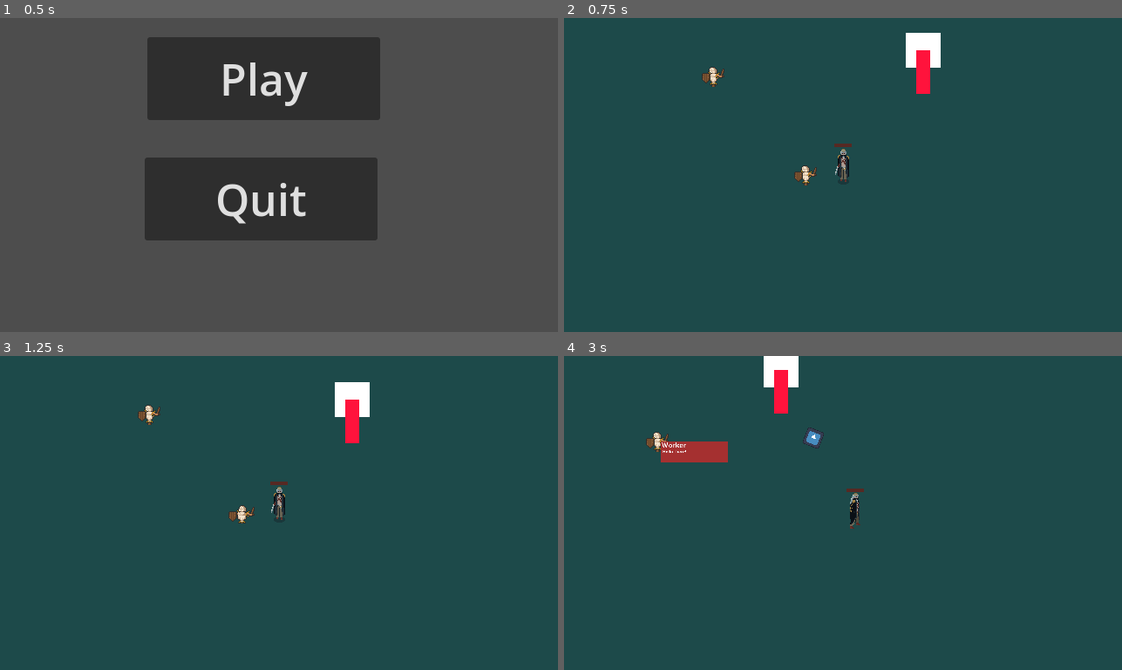
Above: before the commit, frames 1-4 (two rows, left to right).
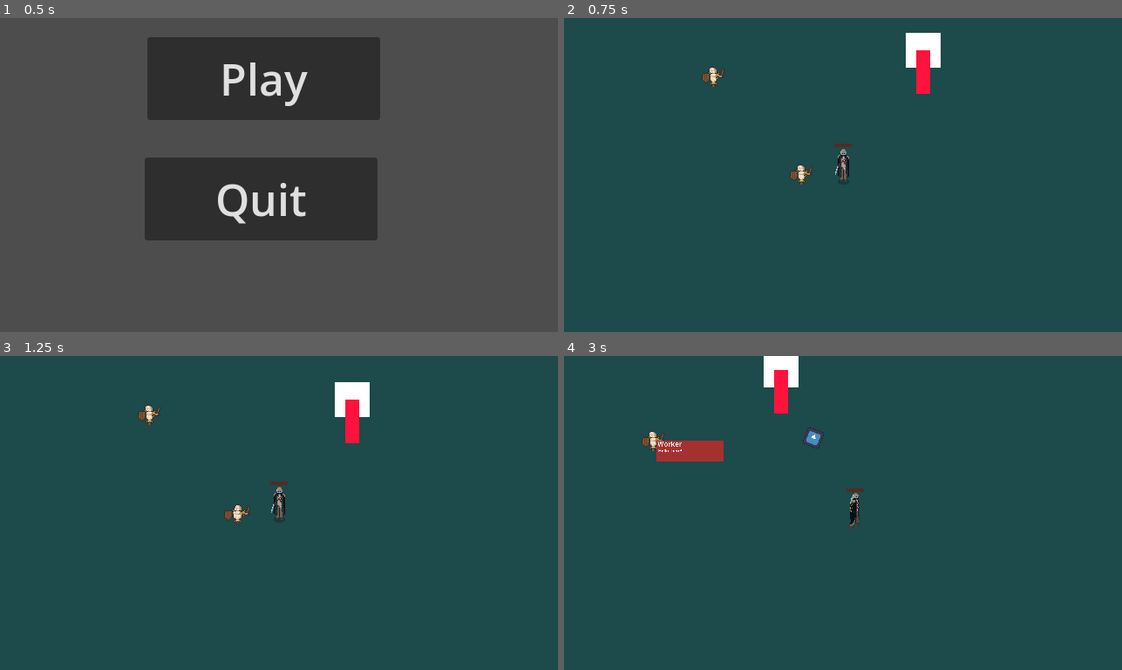
Above: after the commit, the same moments.

Repository: Cr1stal7/ProjectLoid
Game: Godot game, scene res://menu.tscn
Same seed, same stepped clock (60 frames per second), same inputs: the game is played once before the commit and once after it. The engine's default icon, where the game draws it, is replaced by a stand-in: a white triangle on a blue panel in a dark square.
Inputs (mouse positions are in pixels of both pictures, inside the frame that each line leads up to):
- Up to frame 1 (0.5 s): no input
- Up to frame 2 (0.75 s): click "Play" at 0.5 s
- Up to frame 3 (1.25 s): no input
- Up to frame 4 (3 s): tap Enter (ui_accept) at 1.25, 1.52, 2.27 s; move the mouse to (965, 497) at 1.27 s; hold D (right_walk) 1.28-2.03 s; click (965, 497) at 1.35 s; move the mouse to (731, 528) at 2.02 s; hold S (down_walk) 2.03-2.78 s; tap Shift (Sprint) at 2.1 s; move the mouse to (898, 443) at 2.77 s; hold D (right_walk) from 2.78 s (still down); tap Z (chat) at 2.85 s

Frame 1 is identical in both runs. In frame 2, 0.2% of the frame differs, in the area x 40-46%, y 46-54%; in frame 3, 0.2%; in frame 4, 0.4%, in the area x 13-30%, y 23-34%.

Commit message:
Update node_2d.tscn

Diff:
--- a/lloid-the-game/node_2d.tscn
+++ b/lloid-the-game/node_2d.tscn
@@ -937,7 +937,7 @@
 [node name="Attack_Timer" type="Timer" parent="ysort/Boss" unique_id=330833427]
 
 [node name="NPC" parent="." unique_id=376115828 instance=ExtResource("20_fs4d3")]
-position = Vector2(162, 147)
+position = Vector2(157, 146)
 
 [connection signal="area_entered" from="ysort/main hero/Hitbox" to="ysort/main hero" method="_on_hitbox_area_entered"]
 [connection signal="timeout" from="ysort/main hero/AttackCooldown" to="ysort/main hero" method="_on_attack_cooldown_timeout"]
